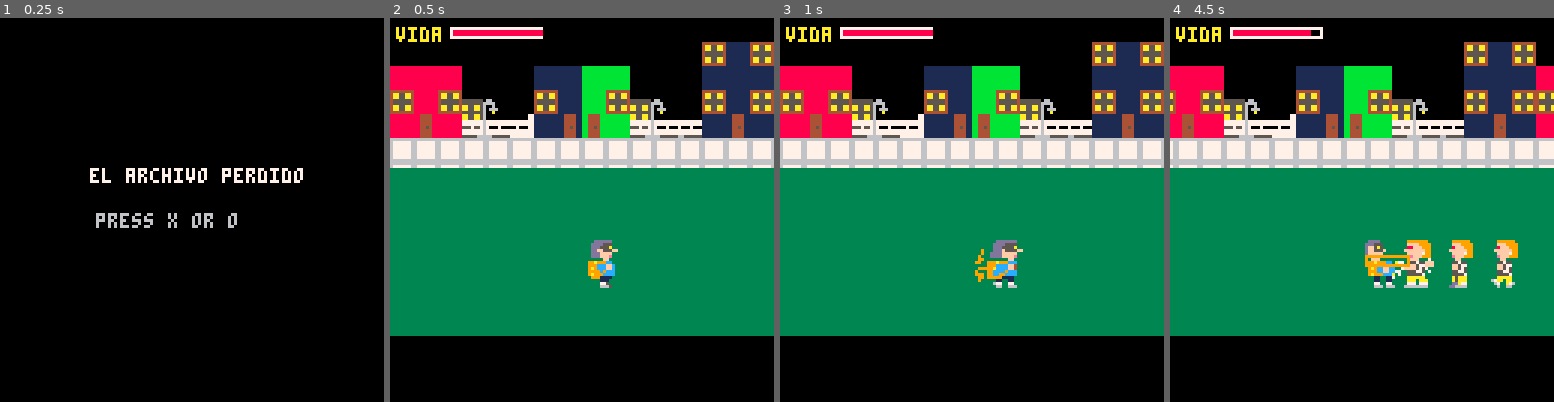
Above: before the commit, frames 1-4 (left to right).
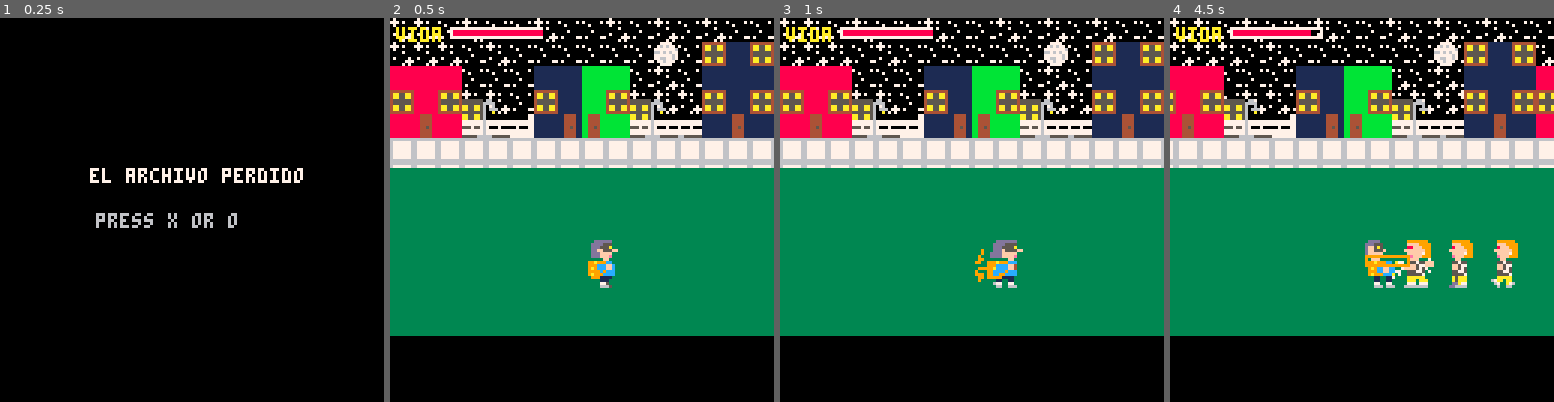
Above: after the commit, the same moments.

Repository: pablonauta/laboratorio2
Game: PICO-8 cartridge test.p8
Same seed, same stepped clock (60 frames per second), same inputs: the game is played once before the commit and once after it.
Inputs:
- Up to frame 1 (0.25 s): no input
- Up to frame 2 (0.5 s): tap X (X key) at 0.33 s
- Up to frame 3 (1 s): tap O (Z key) at 0.7 s
- Up to frame 4 (4.5 s): tap X (X key) at 1.07, 1.85, 2.97, 4.08 s; hold Right 1.6-2.1 s; tap O (Z key) every 0.4 s from 1.7 to 4.1 s; hold Up 2.15-2.42 s; hold Right 2.47-3.03 s; hold Left 3.08-3.58 s; hold Down 3.63-3.97 s; hold Right from 4.02 s (still down)

Frame 1 is identical in both runs. In frame 2, 2.5% of the frame differs, in the area x 0-100%, y 0-25%; in frame 3, 2.5%; in frame 4, 2.6%.

Commit message:
dibujo calle se va el rectfill

Diff:
--- a/test.p8
+++ b/test.p8
@@ -91,6 +91,8 @@
 
 function draw_juego()
 
+ dibujar_cielo()
+
  camera(cam_x,0)
 
  dibujar_mundo(mundo)
@@ -140,6 +142,14 @@
 end
 -->8
 -- mundo
+
+function dibujar_cielo()
+
+ camera(cam_x*0.01,0)
+
+ map(0,12,0,0,22,4)
+
+end
 
 function crear_mundo_1()
 	local w={}
@@ -1091,9 +1103,9 @@
 d300000000000000000000000000000000000000000000000000000000000000000000000000000000000000000000caca00000000000000000000000000000000000000000000000000000000000000000000000000000000000000000000000000000000000000000000000000000000000000000000000000000000000000
 0000000000000000000000000000000000000000000000000000000000000000000000000000000000000000000000000000000000000000000000000000000000000000000000000000000000000000000000000000000000000000000000000000000000000000000000000000000000000000000000000000000000000000
 0000000000000000000000000000000000000000000000000000000000000000000000000000000000000000000000000000000000000000000000000000000000000000000000000000000000000000000000000000000000000000000000000000000000000000000000000000000000000000000000000000000000000000
-c3c3c3c1c3c3c1c3c3c1c3c1c3c1c3c3c3c3c3c1c3c300000000000000000000000000000000000000000000000000000000000000000000000000000000000000000000000000000000000000000000000000000000000000000000000000000000000000000000000000000000000000000000000000000000000000000000
-c3c3c1c3c1c3c3c3c3c3c3c2c3c3c3c1c3c3c1c3c1c300000000000000000000000000000000000000000000000000000000000000000000000000000000000000000000000000000000000000000000000000000000000000000000000000000000000000000000000000000000000000000000000000000000000000000000
-c3c3c3c3c3c3c1c1c1c1c3c1c3c3c1c3c3c3c1c3c3c300000000000000000000000000000000000000000000000000000000000000000000000000000000000000000000000000000000000000000000000000000000000000000000000000000000000000000000000000000000000000000000000000000000000000000000
-c1c3c3c1c1c3c1c1c1c1c1c1c1c3c1c3c3c3c1c3c1c300000000000000000000000000000000000000000000000000000000000000000000000000000000000000000000000000000000000000000000000000000000000000000000000000000000000000000000000000000000000000000000000000000000000000000000
+c1c1c3c1c3c3c1c3c3c1c3c1c3c1c3c3c3c3c3c1c3c1c3c3c3c3c3c3c3c3c3c3c3c3c3c30000000000000000000000000000000000000000000000000000000000000000000000000000000000000000000000000000000000000000000000000000000000000000000000000000000000000000000000000000000000000000
+c1c1c1c3c1c3c3c3c3c3c3c2c3c3c3c1c3c3c1c3c1c3c1c1c1c1c3c3c1c1c1c3c3c1c1c30000000000000000000000000000000000000000000000000000000000000000000000000000000000000000000000000000000000000000000000000000000000000000000000000000000000000000000000000000000000000000
+c3c3c3c3c3c3c1c1c1c1c3c1c3c3c1c3c3c3c1c3c3c3c1c3c3c1c1c1c1c3c1c1c3c3c1c10000000000000000000000000000000000000000000000000000000000000000000000000000000000000000000000000000000000000000000000000000000000000000000000000000000000000000000000000000000000000000
+c1c3c3c1c1c3c1c1c1c1c1c1c1c3c1c3c3c3c1c3c1c3c3c3c3c3c3c3c3c3c3c1c3c3c3c30000000000000000000000000000000000000000000000000000000000000000000000000000000000000000000000000000000000000000000000000000000000000000000000000000000000000000000000000000000000000000
 d4d4d4d4d4d4d4d4d40000000000000000000000000000000000000000000000000000000000000000000000000000000000000000000000000000000000000000000000000000000000000000000000000000000000000000000000000000000000000000000000000000000000000000000000000000000000000000000000
 d4d4d4d4d4d40000000000000000000000000000000000000000000000000000000000000000000000000000000000000000000000000000000000000000000000000000000000000000000000000000000000000000000000000000000000000000000000000000000000000000000000000000000000000000000000000000
